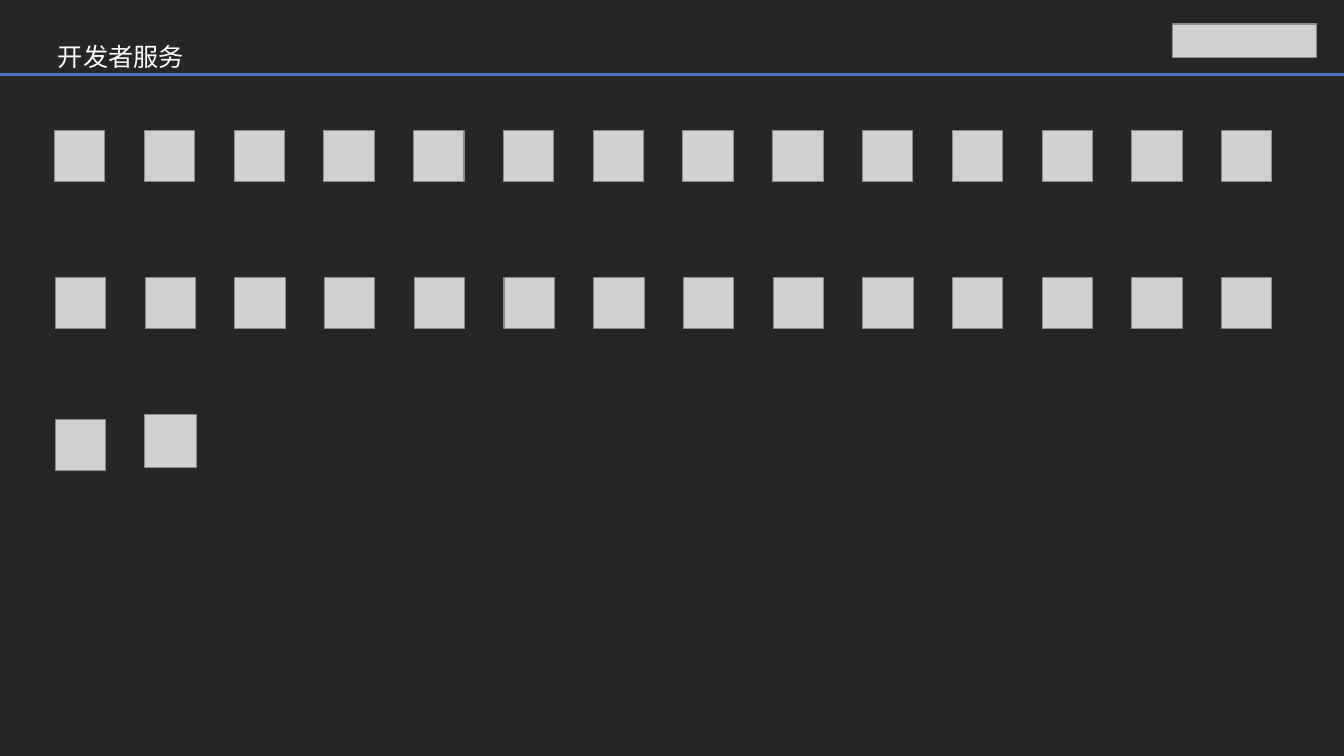
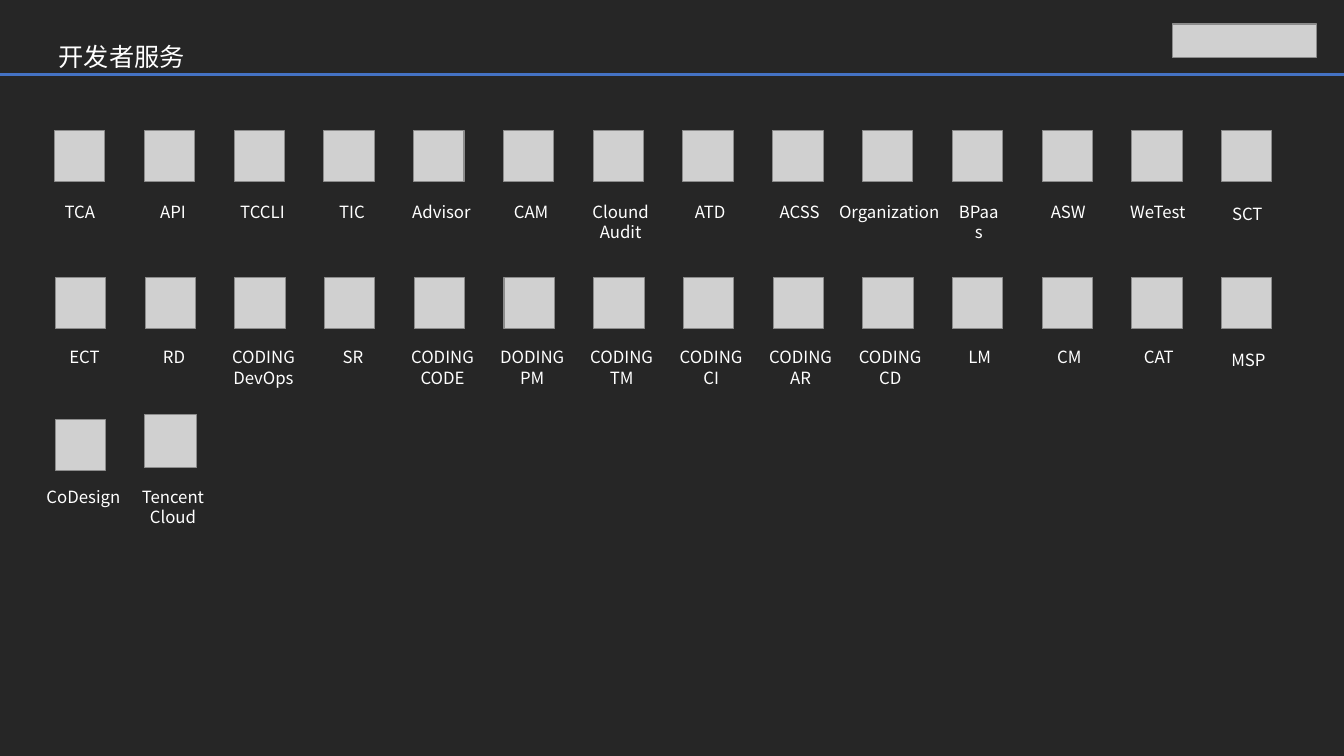
Before and after one commit to dongs365/Tencent-Cloud-icons, a slide deck: slide 9 of Tencent Cloud Product Icons ppt.pptx. Drawn at 1344x756 pixels with LibreOffice and Linux fonts; fonts in the diff are those of the drawing; grey boxes stand for pictures. Boxes give left, top, right and bottom in pixels: in the first picture for what was removed or moved away, otherwise in the second. Text is boxed around its words. In the diff, an @@ line names an element or a change of style, - is before the commit and + after.

```diff
--- a/Tencent Cloud Product Icons ppt.pptx
+++ b/Tencent Cloud Product Icons ppt.pptx
@@ text added at [65, 205, 96, 218], 12 pt, text #FFFFFF @@
+TCA
@@ text added at [160, 205, 186, 218], 12 pt, text #FFFFFF @@
+API
@@ text added at [240, 205, 285, 218], 12 pt, text #FFFFFF @@
+TCCLI
@@ text added at [339, 205, 365, 218], 12 pt, text #FFFFFF @@
+TIC
@@ text added at [412, 204, 470, 218], 12 pt, text #FFFFFF @@
+Advisor
@@ text added at [514, 205, 549, 218], 12 pt, text #FFFFFF @@
+CAM
@@ text added at [592, 204, 648, 238], 12 pt, text #FFFFFF @@
+Clound
+Audit
@@ text added at [695, 205, 726, 218], 12 pt, text #FFFFFF @@
+ATD
@@ text added at [780, 205, 820, 218], 12 pt, text #FFFFFF @@
+ACSS
@@ text added at [839, 205, 939, 222], 12 pt, text #FFFFFF @@
+Organization
@@ text added at [946, 197, 1013, 227], 12 pt, text #FFFFFF @@
+BPaas
@@ text added at [1051, 205, 1086, 218], 12 pt, text #FFFFFF @@
+ASW
@@ text added at [1130, 205, 1185, 218], 12 pt, text #FFFFFF @@
+WeTest
@@ text added at [1232, 207, 1262, 220], 12 pt, text #FFFFFF @@
+SCT
@@ text added at [69, 350, 99, 363], 12 pt, text #FFFFFF @@
+ECT
@@ text added at [163, 350, 185, 363], 12 pt, text #FFFFFF @@
+RD
@@ text added at [232, 350, 295, 388], 12 pt, text #FFFFFF @@
+CODING
+DevOps
@@ text added at [343, 350, 364, 363], 12 pt, text #FFFFFF @@
+SR
@@ text added at [411, 350, 474, 384], 12 pt, text #FFFFFF @@
+CODING
+CODE
@@ text added at [500, 350, 564, 384], 12 pt, text #FFFFFF @@
+DODING
+PM
@@ text added at [590, 350, 653, 384], 12 pt, text #FFFFFF @@
+CODING
+TM
@@ text added at [680, 350, 743, 384], 12 pt, text #FFFFFF @@
+CODING
+CI
@@ text added at [769, 350, 832, 384], 12 pt, text #FFFFFF @@
+CODING
+AR
@@ text added at [859, 350, 922, 384], 12 pt, text #FFFFFF @@
+CODING
+CD
@@ text added at [968, 350, 991, 363], 12 pt, text #FFFFFF @@
+LM
@@ text added at [1057, 350, 1081, 363], 12 pt, text #FFFFFF @@
+CM
@@ text added at [1144, 350, 1174, 363], 12 pt, text #FFFFFF @@
+CAT
@@ text added at [1231, 353, 1265, 366], 12 pt, text #FFFFFF @@
+MSP
@@ text added at [46, 490, 120, 507], 12 pt, text #FFFFFF @@
+CoDesign
@@ text added at [142, 490, 204, 523], 12 pt, text #FFFFFF @@
+Tencent
+Cloud
```
Also in this commit, not shown: 9 other slides changed, 2 other files.
